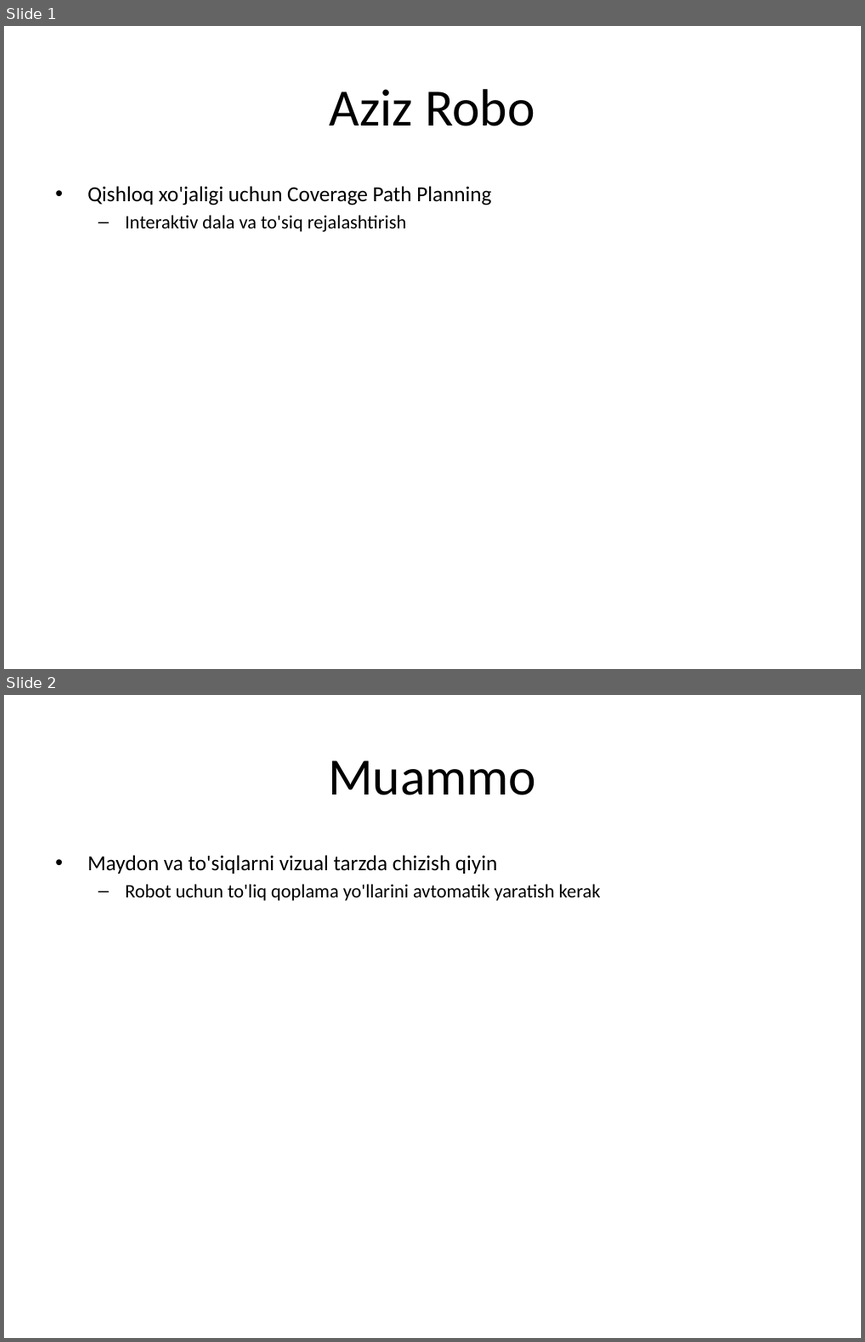
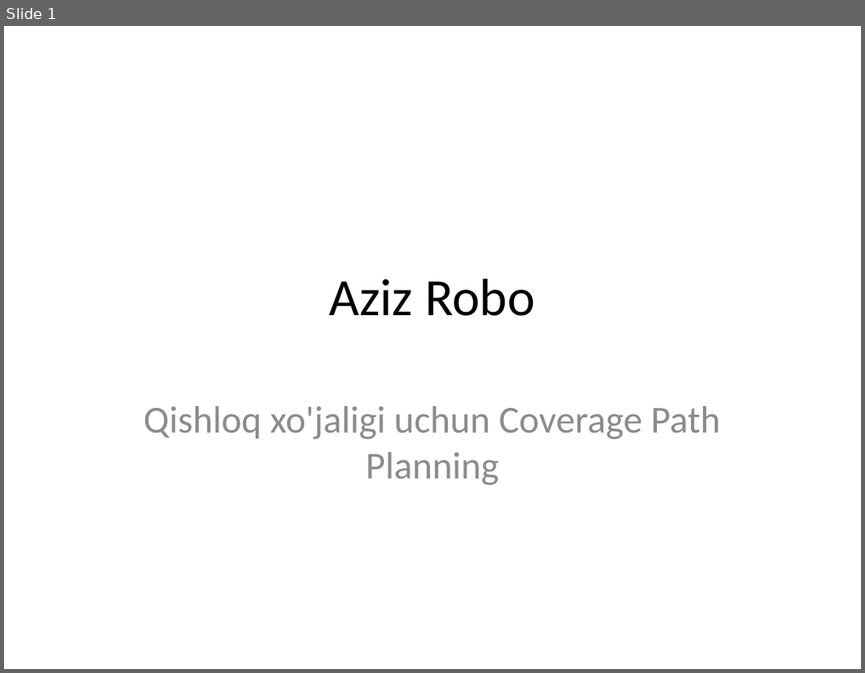
Before and after one commit to Nameless-devv/aziz, a slide deck: Aziz_Presentation.pptx. Shown one above the other, each under a label of ours: slides 1 and 2 before the commit, slide 1 after it. The pictures are 865x1342 and 865x673 pixels, drawn with LibreOffice and Linux fonts; fonts in the diff are those of the drawing. Boxes give left, top, right and bottom in pixels: in the first picture for what was removed or moved away, otherwise in the second. Text is boxed around its words. In the diff, an @@ line names an element or a change of style, - is before the commit and + after.

Commit message:
Styled presentation generator: nav bar and results slide design

```diff
--- a/Aziz_Presentation.pptx
+++ b/Aziz_Presentation.pptx
@@ slide 2 removed at [4, 695, 861, 1338], background #FFFFFF @@
@@ title removed at [328, 760, 536, 795] @@
-Muammo
@@ text removed at [87, 855, 601, 901] @@
-• Maydon va to'siqlarni vizual tarzda chizish qiyin
-  – Robot uchun to'liq qoplama yo'llarini avtomatik yaratish kerak
@@ slide 1 changed as well @@
@@ title "Aziz Robo": place and size @@
-title "Aziz Robo" at [330, 89, 534, 126]
+title "Aziz Robo" at [330, 278, 534, 316]
@@ subtitle at [125, 215, 407, 232]: paragraph removed @@
-  – Interaktiv dala va to'siq rejalashtirish
@@ subtitle "Qishloq xo'jaligi uchun Coverage Path ...": place and size @@
-subtitle "Qishloq xo'jaligi uchun Coverage Path ..." at [87, 186, 491, 232]
+subtitle "Qishloq xo'jaligi uchun Coverage Path ..." at [143, 406, 721, 485]
@@ subtitle "Qishloq xo'jaligi uchun Coverage Path ..." at [143, 406, 721, 485]: size 18 to 32 pt, text colour #000000 to #8C8C8C; alignment left to centre; bullet • to none; more space between paragraphs @@
```
Also in this commit, not shown: 1 slide added, 8 other slides removed, 1 other file.
